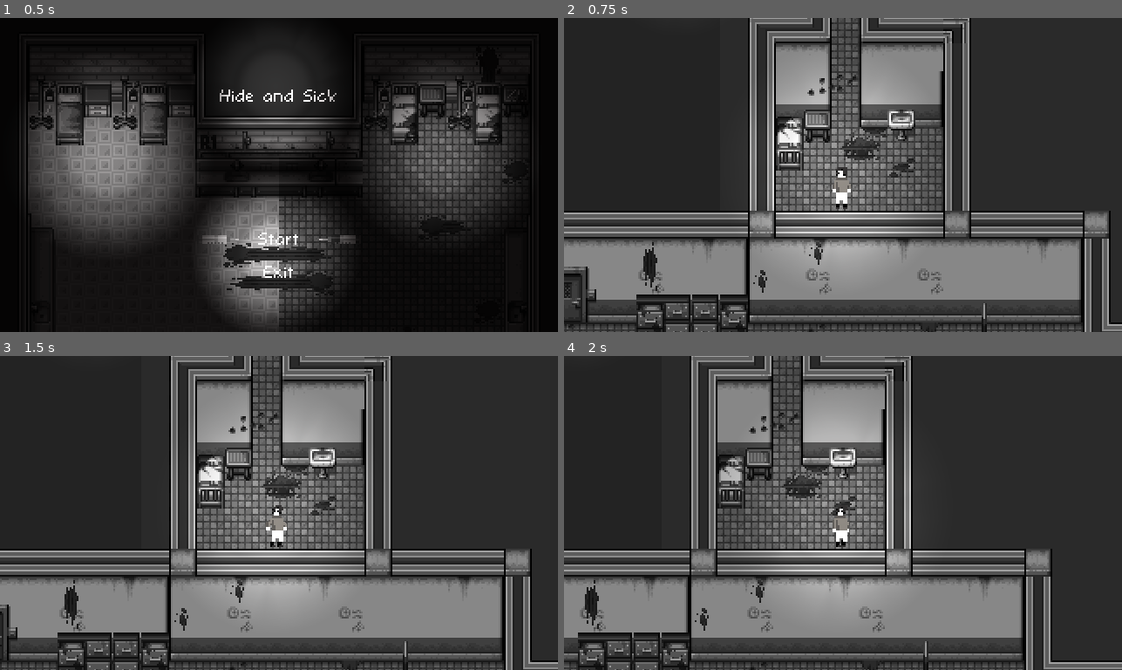
Above: before the commit, frames 1-4 (two rows, left to right).
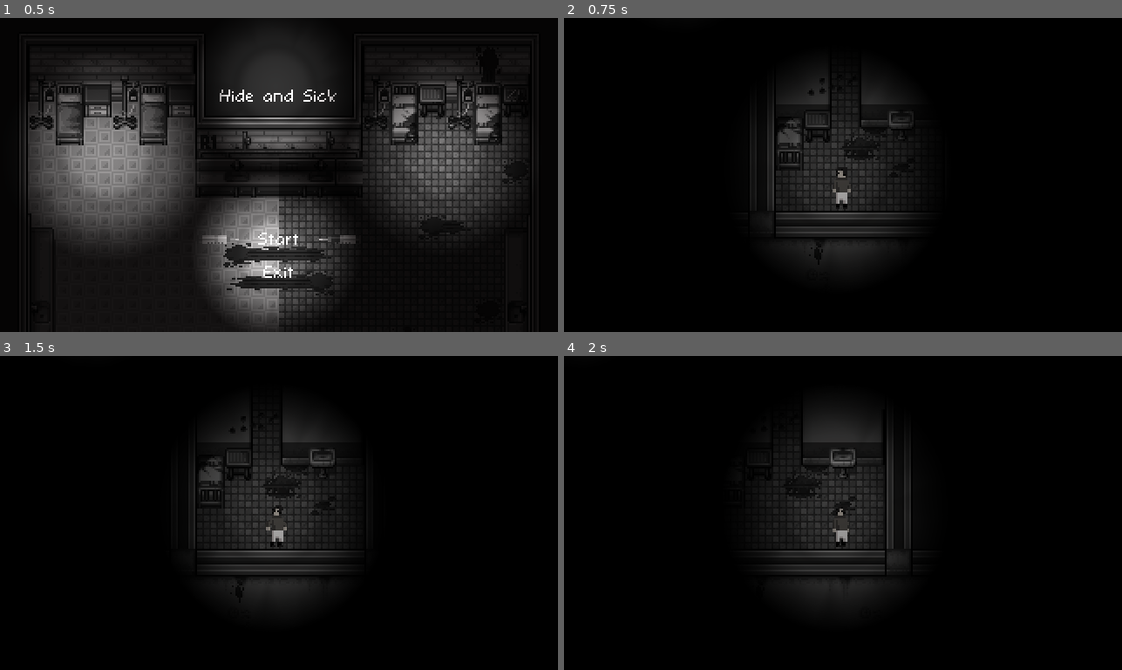
Above: after the commit, the same moments.

Repository: Gr1moire/Hide-and-Sick
Game: Godot game, scene res://menus/Menu.tscn
Two runs of this game, one before a commit and one after it. Both use one fixed random seed, a clock stepped at 60 frames per second and the inputs below. The project has no main scene, so this scene is started directly. Sound files missing from this copy of the repository are replaced by a short silence.
Inputs (mouse positions are in pixels of both pictures, inside the frame that each line leads up to):
- Up to frame 1 (0.5 s): no input
- Up to frame 2 (0.75 s): click "Start" at 0.5 s
- Up to frame 3 (1.5 s): tap Enter at 1.25 s; move the mouse to (401, 497) at 1.27 s; hold Right (ui_right) from 1.28 s (still down); tap Space (hide) at 1.35 s
- Up to frame 4 (2 s): keep holding Right (ui_right)

Frame 1 is identical in both runs. In frame 2, 96% of the frame differs, in the area x 0-100%, y 0-100%; in frame 3, 96%; in frame 4, 96%.

Commit message:
Added voicelines

Diff:
--- a/enemies/Enemy1.tscn
+++ b/enemies/Enemy1.tscn
@@ -257,4 +257,5 @@
 stream = ExtResource( 4 )
 volume_db = 16.349
 autoplay = true
-attenuation = 4.75683
+max_distance = 700.0
+attenuation = 7.46426
--- a/player/Player.gd
+++ b/player/Player.gd
@@ -82,3 +82,10 @@
 func _on_Portal_body_exited(body):
 	PlayerVariable.canInteract = false
 	get_child(4).visible = false
+
+func _on_Voice1_body_entered(body):
+	if body.is_in_group("player") && !get_node("../../Voices/Voice1/Voice1Audio").playing:
+		get_node("../../Voices/Voice1/Voice1Audio").play()
+
+func _on_Voice1Audio_finished():
+	get_node("../../Voices/Voice1/").queue_free()
--- a/player/Player.tscn
+++ b/player/Player.tscn
@@ -266,6 +266,7 @@
 [node name="LockerSound" type="AudioStreamPlayer" parent="."]
 pause_mode = 1
 stream = ExtResource( 4 )
+volume_db = -6.058
 
 [node name="FlickeringLight" type="Light2D" parent="."]
 position = Vector2( -0.468224, -4.77598 )
--- a/scenes/Level3/Level3.tscn
+++ b/scenes/Level3/Level3.tscn
@@ -8,6 +8,7 @@
 [ext_resource path="res://scenes/Level3/Walls.tres" type="TileSet" id=6]
 [ext_resource path="res://scenes/Level3/Roof.tres" type="TileSet" id=7]
 [ext_resource path="res://scenes/common/Portal.tscn" type="PackedScene" id=8]
+[ext_resource path="res://scenes/level1/assets/horror_loop.mp3" type="AudioStream" id=9]
 
 [sub_resource type="AnimationNodeStateMachinePlayback" id=1]
 
@@ -16,7 +17,6 @@
 [node name="Map" type="Node2D" parent="."]
 
 [node name="DarkLight" parent="Map" instance=ExtResource( 4 )]
-visible = true
 
 [node name="Roof" type="TileMap" parent="Map"]
 tile_set = ExtResource( 7 )
@@ -52,7 +52,7 @@
 parameters/playback = SubResource( 1 )
 
 [node name="PressSpaceAnimation" parent="Entities/Player" index="4"]
-frame = 0
+frame = 1
 
 [node name="RemoteTransform2D" type="RemoteTransform2D" parent="Entities/Player"]
 remote_path = NodePath("../../../Camera2D")
@@ -85,6 +85,12 @@
 position = Vector2( 297.227, 370.897 )
 next_scene_path = "res://scenes/Level4/Level4.tscn"
 
+[node name="BacgrouondMusic" type="AudioStreamPlayer" parent="."]
+stream = ExtResource( 9 )
+volume_db = -33.32
+pitch_scale = 0.57
+autoplay = true
+
 [connection signal="body_entered" from="Entities/YSort/HidingSpotLockerFront/LockerFrontSprite/HidingSpot" to="Entities/Player" method="_on_HidingSpot_body_entered"]
 [connection signal="body_exited" from="Entities/YSort/HidingSpotLockerFront/LockerFrontSprite/HidingSpot" to="Entities/Player" method="_on_HidingSpot_body_exited"]
 [connection signal="body_entered" from="Entities/YSort2/HidingSpotLockerFront/LockerFrontSprite/HidingSpot" to="Entities/Player" method="_on_HidingSpot_body_entered"]
--- a/scenes/level1/Level1.tscn
+++ b/scenes/level1/Level1.tscn
@@ -12,6 +12,7 @@
 [ext_resource path="res://scenes/common/LockersBack.tscn" type="PackedScene" id=10]
 [ext_resource path="res://player/SpaceButtonAnimation.png" type="Texture" id=11]
 [ext_resource path="res://scenes/common/Portal.tscn" type="PackedScene" id=12]
+[ext_resource path="res://voices/Les_casiers.mp3" type="AudioStream" id=13]
 
 [sub_resource type="CapsuleShape2D" id=1]
 radius = 1.76161
@@ -423,11 +424,14 @@
 [sub_resource type="CircleShape2D" id=51]
 radius = 72.0
 
+[sub_resource type="RectangleShape2D" id=52]
+
 [node name="Level1" type="Node2D"]
 
 [node name="Map" type="StaticBody2D" parent="."]
 
 [node name="DarkLight" parent="Map" instance=ExtResource( 4 )]
+visible = true
 
 [node name="Navigation2D" type="Navigation2D" parent="Map" groups=[
 "LevelNaviguation",
@@ -447,7 +451,7 @@
 
 [node name="BacgrouondMusic" type="AudioStreamPlayer" parent="."]
 stream = ExtResource( 5 )
-volume_db = -13.126
+volume_db = -25.242
 pitch_scale = 0.57
 autoplay = true
 
@@ -487,6 +491,7 @@
 
 [node name="PressSpaceAnimation" parent="Entities/Player" index="4"]
 frames = SubResource( 26 )
+frame = 1
 
 [node name="Zone" parent="Entities/Player/DetectionZone" index="0"]
 shape = SubResource( 27 )
@@ -543,6 +548,18 @@
 position = Vector2( 680, 288 )
 next_scene_path = "res://scenes/level2/Level2.tscn"
 
+[node name="Voices" type="Node2D" parent="."]
+
+[node name="Voice1" type="Area2D" parent="Voices"]
+
+[node name="Voice1Audio" type="AudioStreamPlayer" parent="Voices/Voice1"]
+stream = ExtResource( 13 )
+volume_db = -3.03
+
+[node name="CollisionShape2D" type="CollisionShape2D" parent="Voices/Voice1"]
+position = Vector2( 504, 96 )
+shape = SubResource( 52 )
+
 [connection signal="body_entered" from="Entities/LOCKER_FRONT/HidingSpotLockerFront/LockerFrontSprite/HidingSpot" to="Entities/Player" method="_on_HidingSpot_body_entered"]
 [connection signal="body_exited" from="Entities/LOCKER_FRONT/HidingSpotLockerFront/LockerFrontSprite/HidingSpot" to="Entities/Player" method="_on_HidingSpot_body_exited"]
 [connection signal="body_entered" from="Entities/HidingSpotLockersBack/LockersBackSprite/HidingSpot" to="Entities/Player" method="_on_HidingSpot_body_entered"]
@@ -552,6 +569,8 @@
 [connection signal="timeout" from="Entities/Enemy/Timer" to="Entities/Enemy" method="_on_Timer_timeout"]
 [connection signal="body_entered" from="Portal" to="Entities/Player" method="_on_Portal_body_entered"]
 [connection signal="body_exited" from="Portal" to="Entities/Player" method="_on_Portal_body_exited"]
+[connection signal="body_entered" from="Voices/Voice1" to="Entities/Player" method="_on_Voice1_body_entered"]
+[connection signal="finished" from="Voices/Voice1/Voice1Audio" to="Entities/Player" method="_on_Voice1Audio_finished"]
 
 [editable path="Entities/LOCKER_FRONT"]
 [editable path="Entities/HidingSpotLockersBack"]
--- a/scenes/level2/Level2.tscn
+++ b/scenes/level2/Level2.tscn
@@ -8,6 +8,7 @@
 [ext_resource path="res://scenes/common/LockerFront.tscn" type="PackedScene" id=6]
 [ext_resource path="res://scenes/common/LockerSide.tscn" type="PackedScene" id=7]
 [ext_resource path="res://scenes/common/Portal.tscn" type="PackedScene" id=8]
+[ext_resource path="res://scenes/level1/assets/horror_loop.mp3" type="AudioStream" id=9]
 
 [node name="Level2" type="Node2D"]
 
@@ -72,6 +73,12 @@
 [node name="CollisionShape2D" parent="Portal" index="0"]
 position = Vector2( 1.12373, -2.43475 )
 
+[node name="BacgrouondMusic" type="AudioStreamPlayer" parent="."]
+stream = ExtResource( 9 )
+volume_db = -33.32
+pitch_scale = 0.57
+autoplay = true
+
 [connection signal="body_entered" from="Entities/LOCKER_FRONT/HidingSpotLockerFront/LockerFrontSprite/HidingSpot" to="Entities/Player" method="_on_HidingSpot_body_entered"]
 [connection signal="body_exited" from="Entities/LOCKER_FRONT/HidingSpotLockerFront/LockerFrontSprite/HidingSpot" to="Entities/Player" method="_on_HidingSpot_body_exited"]
 [connection signal="body_entered" from="Entities/LOCKER_FRONT2/HidingSpotLockerFront/LockerFrontSprite/HidingSpot" to="Entities/Player" method="_on_HidingSpot_body_entered"]
Not shown: 1 places in enemies/Enemy1.tscn that only renumber resources
Not shown: 1 places in scenes/Level3/Level3.tscn that only renumber resources
Not shown: 1 places in scenes/level1/Level1.tscn that only renumber resources
Not shown: 1 places in scenes/level2/Level2.tscn that only renumber resources
Not shown, added: voices/Les_casiers.mp3.import
Not shown, added: voices/Les_casiers.mp3
